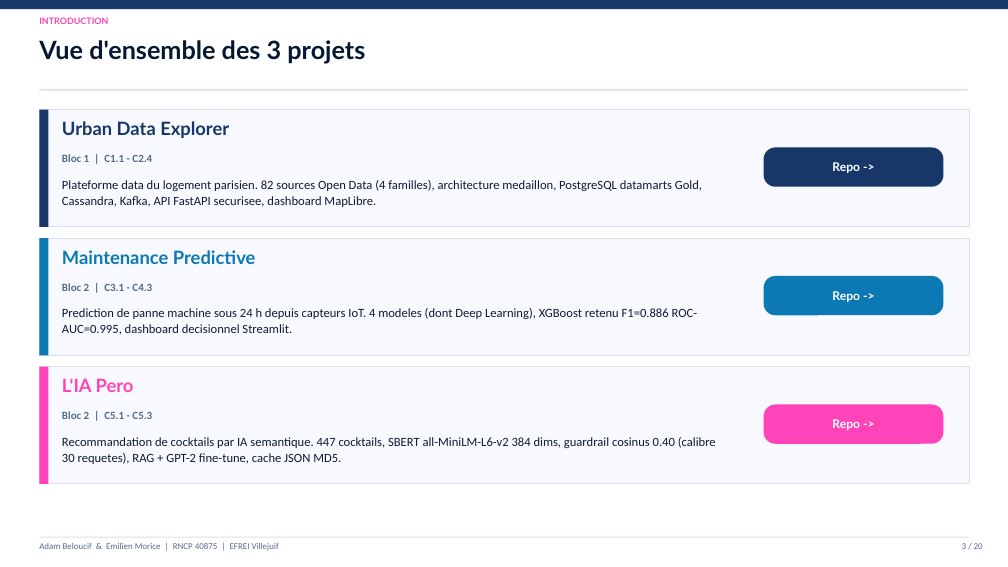
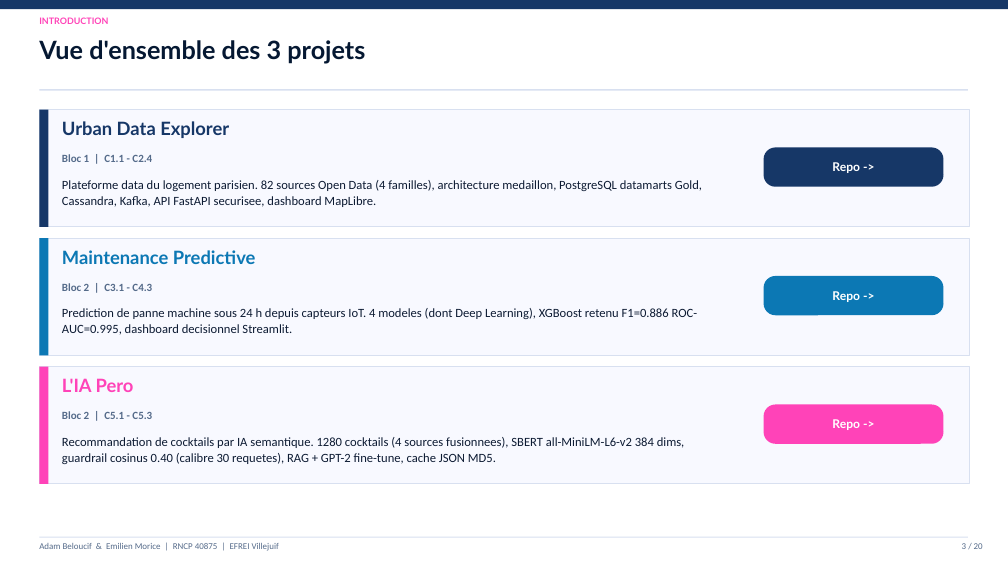
Before and after one commit to Adam-Blf/Soutenance-M1, a slide deck: slide 3 of Soutenance_Bloc1-2_Adam_Emilien.pptx. Drawn at 1008x567 pixels with LibreOffice and Linux fonts; fonts in the diff are those of the drawing. Boxes give left, top, right and bottom in pixels: in the first picture for what was removed or moved away, otherwise in the second. Text is boxed around its words. In the diff, an @@ line names an element or a change of style, - is before the commit and + after.

Commit message:
fix: jury info + data corrections (GPT-2, JSON cache, guardrail 0.40, 1280 cocktails) (#8)
* fix: correct cocktail count 483 (dedup), guardrail 0.40, GPT-2 not Gemini

* fix: add jury info (Jury5 K006 2jul 9h) + correct GPT-2/JSON/0.40 in build_pptx

```diff
--- a/Soutenance_Bloc1-2_Adam_Emilien.pptx
+++ b/Soutenance_Bloc1-2_Adam_Emilien.pptx
@@ text at <box>62,437,685,464</box>: text changed @@
-Recommandation de cocktails par IA semantique. 447 cocktails, SBERT all-MiniLM-L6-v2 384 dims, guardrail cosinus 0.40 (calibre 30 requetes), RAG + GPT-2 fine-tune, cache JSON MD5.
+Recommandation de cocktails par IA semantique. 1280 cocktails (4 sources fusionnees), SBERT all-MiniLM-L6-v2 384 dims, guardrail cosinus 0.40 (calibre 30 requetes), RAG + GPT-2 fine-tune, cache JSON MD5.
```
Also in this commit, not shown: 7 other slides changed, 1 other file.
